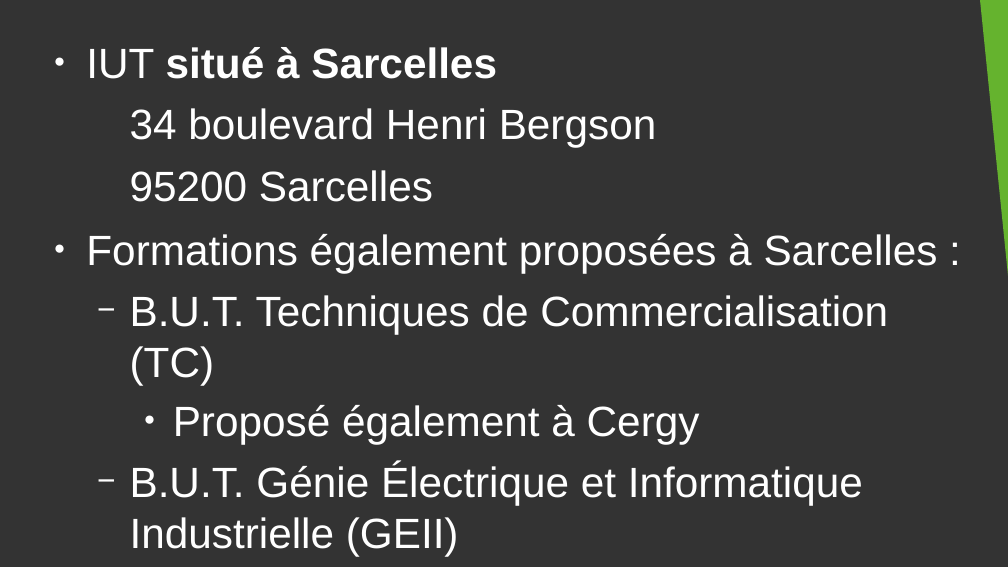
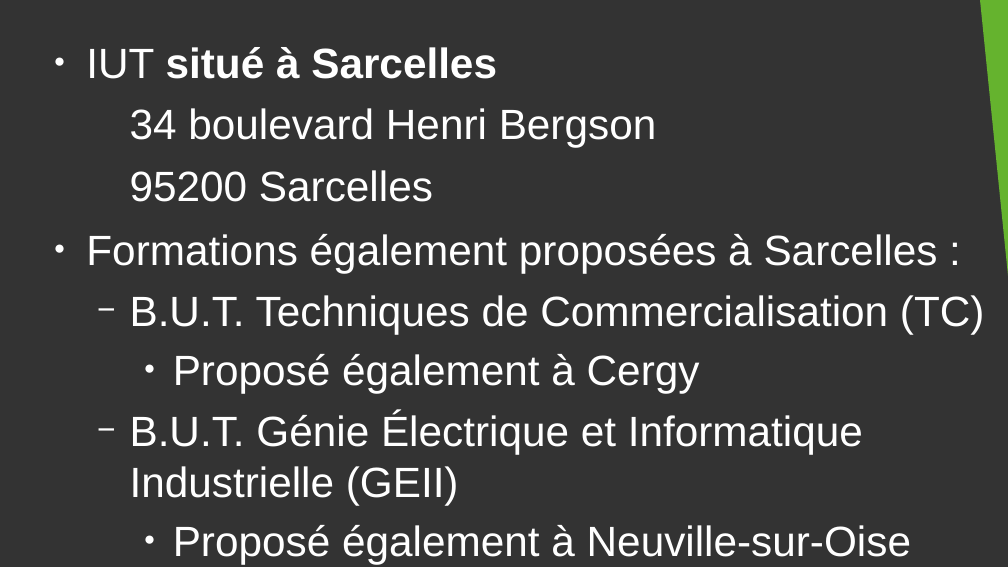
Before and after one commit to DanYellow/cours, a slide deck: slide 31 of presentation-formation-mmi/presentation.odp (slide 30 before the commit). Drawn at 1008x567 pixels with LibreOffice and Linux fonts; fonts in the diff are those of the drawing. Boxes give left, top, right and bottom in pixels: in the first picture for what was removed or moved away, otherwise in the second. Text is boxed around its words. In the diff, an @@ line names an element or a change of style, - is before the commit and + after.

```diff
--- a/presentation-formation-mmi/presentation.odp
+++ b/presentation-formation-mmi/presentation.odp
@@ text "IUT situé à Sarcelles" rewrapped from (86, 47, 938, 505) to (86, 47, 985, 564) @@
```
Also in this commit, not shown: 4 other slides changed, 1 slide added, 12 other files.
